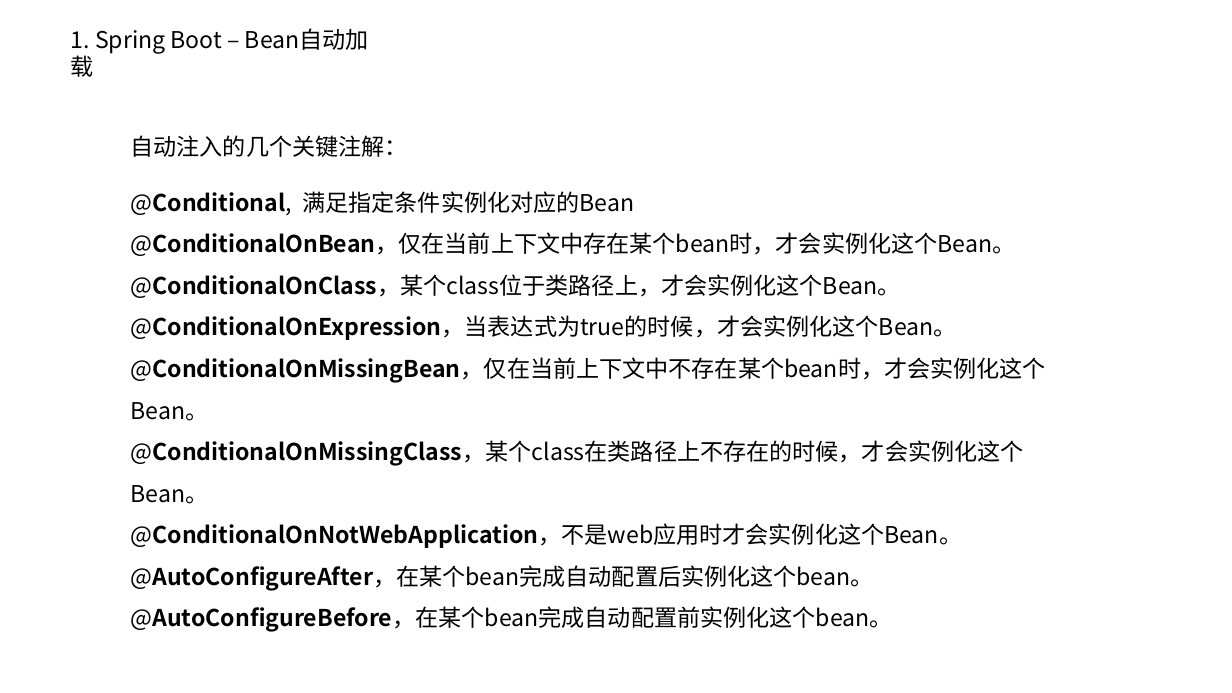
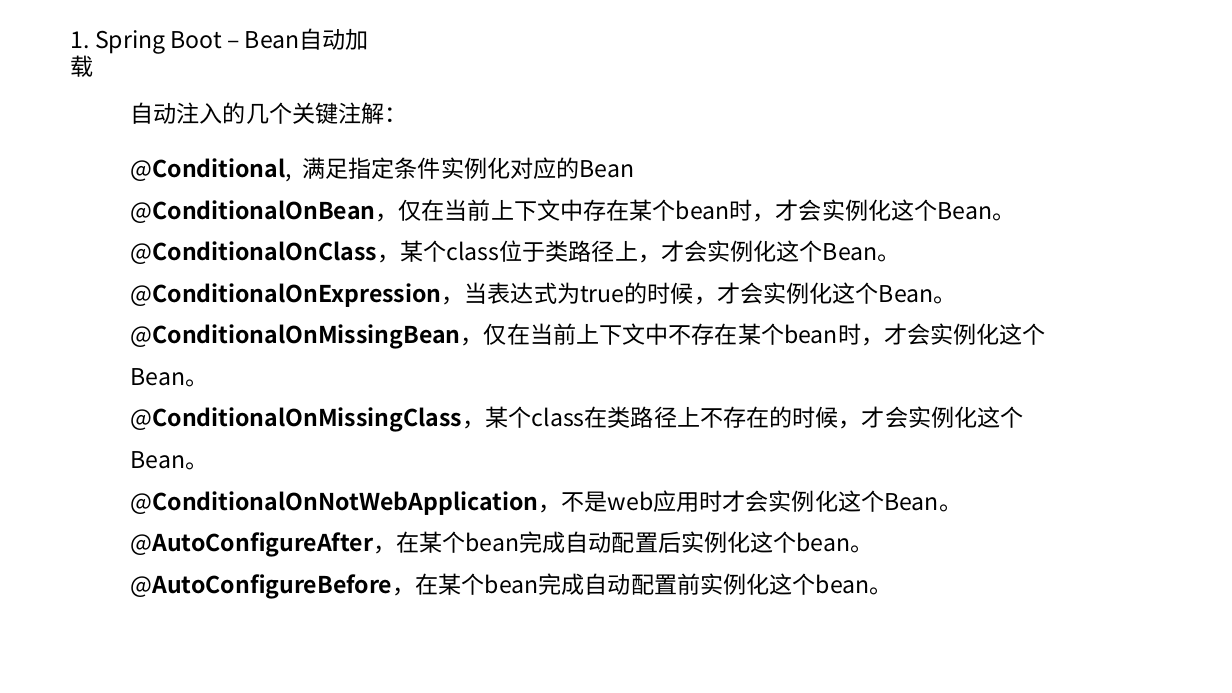
Before and after one commit to pd269hao/demo, a slide deck: slide 7 of doc/技术分享-SpringCloud-20190708.pptx (slide 6 before the commit). Drawn at 1232x693 pixels with LibreOffice and Linux fonts; fonts in the diff are those of the drawing; background and template pictures are left out. Boxes give left, top, right and bottom in pixels: in the first picture for what was removed or moved away, otherwise in the second. Text is boxed around its words. In the diff, an @@ line names an element or a change of style, - is before the commit and + after.

```diff
--- a/doc/技术分享-SpringCloud-20190708.pptx
+++ b/doc/技术分享-SpringCloud-20190708.pptx
@@ text "自动注入的几个关键注解：": place and size @@
-text "自动注入的几个关键注解：" at <box>131,135,1046,591</box>
+text "自动注入的几个关键注解：" at <box>131,102,1046,557</box>
```
Also in this commit, not shown: 4 slides added, 4 slides removed, 1 other file.
